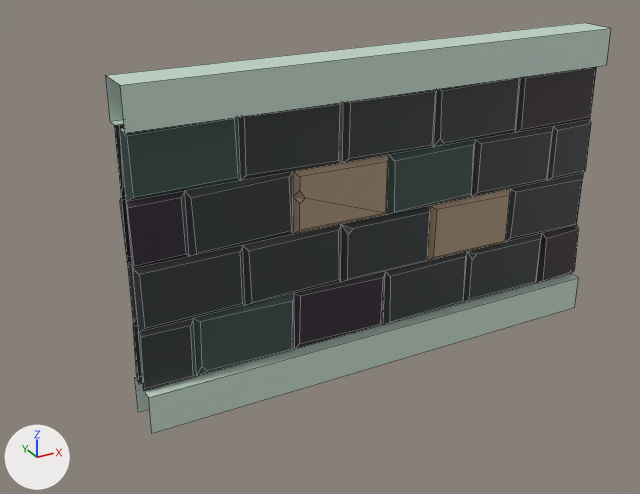
One commit to the Blender file assets/parts/brick-wall-single-segment-one.blend: the scene before it, then after it.
One viewpoint serves both versions: a 50 mm camera at (-1.48, -5.32, 3.74) aimed at (1.48, 0.07, 1.04). The lights are fixed; the arrows at lower left show +X, +Y and +Z. Mesh edges are drawn as thin lines.

The older version as bpy lines, for what is in view:
```python
me_plane = bpy.data.meshes.new('Plane')
me_plane.from_pydata(...)  # 306 vertices, 250 faces; spans x -0.01..4.01, y -0.15..0.15, z 0.0..2.49
me_plane.materials.append(mat_color_grid)  # picture img_dungeon_color_atlas_png
ob_brick_wall_single_segment_one = bpy.data.objects.new('brick-wall-single-segment-one', me_plane)
ob_brick_wall_single_segment_one.location = (0.0, 0.0, 0.0)
```
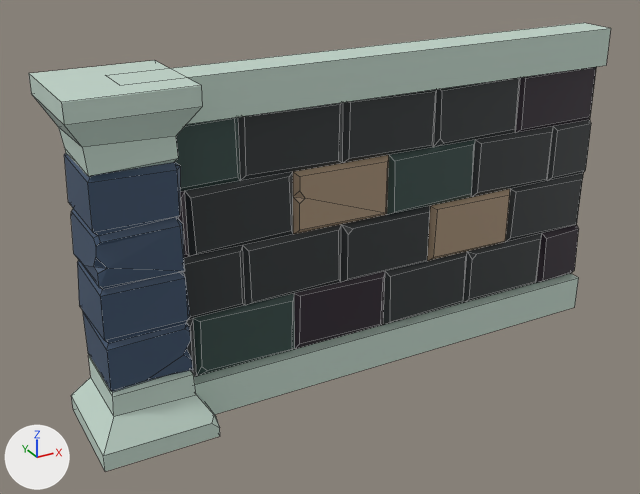
The change in detail:
me_plane is used by ob_brick_wall_single_segment_one; location (0.0, 0.0, 0.0).
me_plane had 306 vertices, 250 faces and spanned x -0.01..4.01, y -0.15..0.15, z 0.0..2.49.
me_plane now has 434 vertices, 369 faces and spans x -0.41..4.01, y -0.41..0.41, z 0.0..2.5.
me_plane part 1: a new loose piece of 128 vertices spanning x -0.41..0.41, y -0.41..0.41, z 0.0..2.5, in mat_color_grid (picture img_dungeon_color_atlas_png).

Pixel boxes [x1, y1, x2, y2] of what changed, in the pictures (640 x 494 px):
'brick-wall-single-segment-one', reshaped (15% wider, 9% taller)
    before: [106, 23, 611, 433]
    after: [29, 23, 611, 471]
part 1 of me_plane, added
    after: [29, 60, 220, 471]
